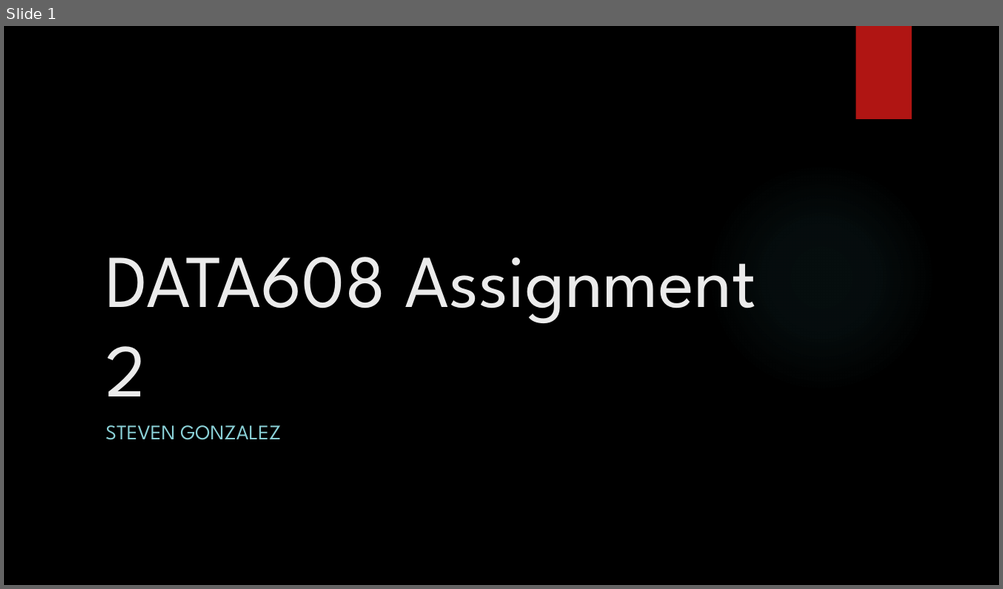
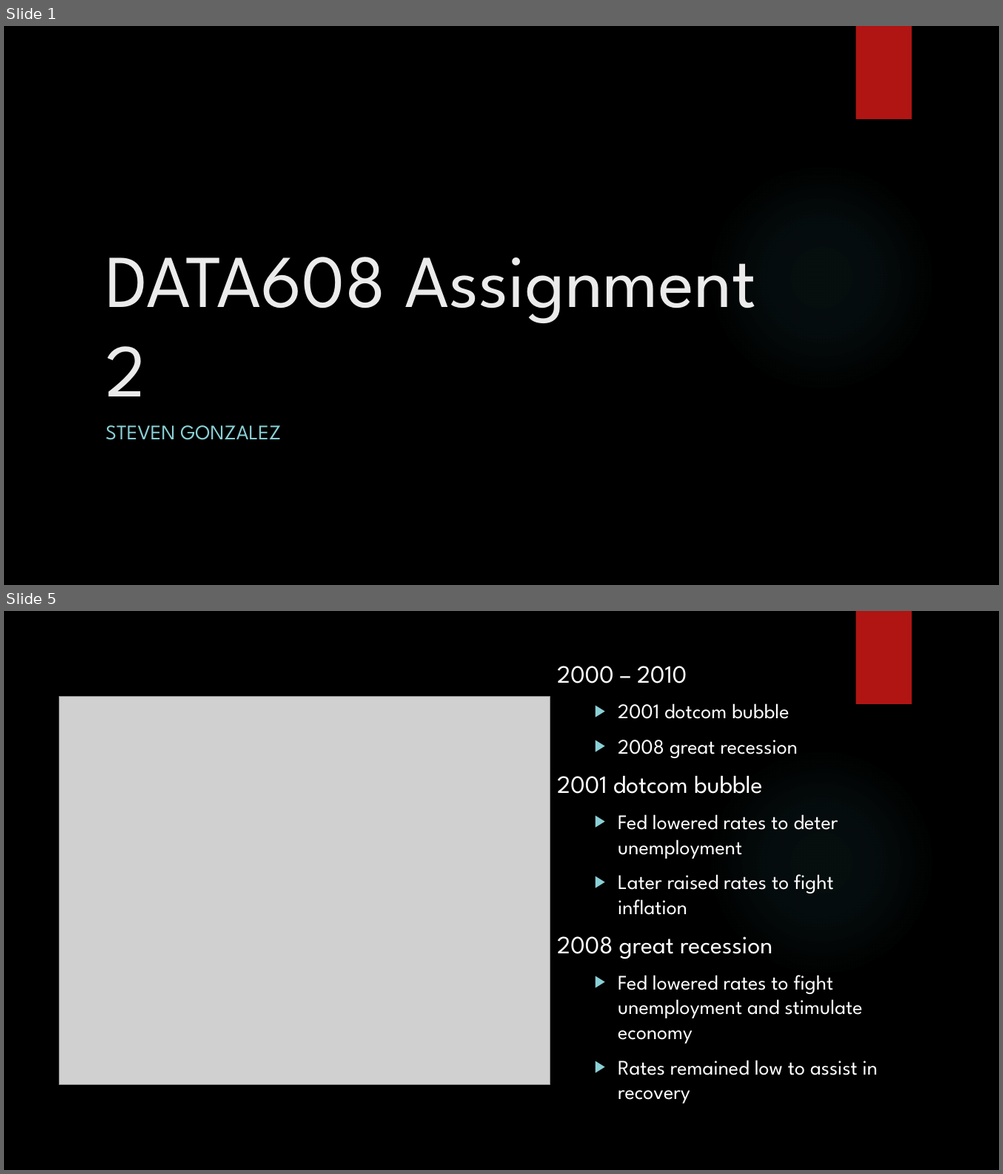
Before and after one commit to Stevee-G/Data608, a slide deck: Assignment2/DATA608_Assignment2_StevenGonzalez.pptx. Shown one above the other, each under a label of ours: slide 1 before the commit, slides 1 and 5 after it; the slides between them are not shown. The pictures are 1003x589 and 1003x1174 pixels, drawn with LibreOffice and Linux fonts; fonts in the diff are those of the drawing; grey boxes stand for pictures; background and template pictures are left out. Boxes give left, top, right and bottom in pixels: in the first picture for what was removed or moved away, otherwise in the second. Text is boxed around its words. In the diff, an @@ line names an element or a change of style, - is before the commit and + after.

```diff
--- a/Assignment2/DATA608_Assignment2_StevenGonzalez.pptx
+++ b/Assignment2/DATA608_Assignment2_StevenGonzalez.pptx
@@ slide 5 added at box(4, 611, 999, 1170), background picture (left out); not listed: 2 template elements that a slide beside it also shows @@
@@ text added at box(557, 666, 877, 1104), 20 pt, text #FFFFFF @@
+2000 – 2010
+  ▶ 2001 dotcom bubble
+  ▶ 2008 great recession
+2001 dotcom bubble
+  ▶ Fed lowered rates to deter unemployment
+  ▶ Later raised rates to fight inflation
+2008 great recession
+  ▶ Fed lowered rates to fight unemployment and stimulate economy
+  ▶ Rates remained low to assist in recovery
@@ picture added at box(60, 696, 549, 1085) @@
```
Also in this commit, not shown: 3 slides changed, 3 other slides added, 4 slides removed.
